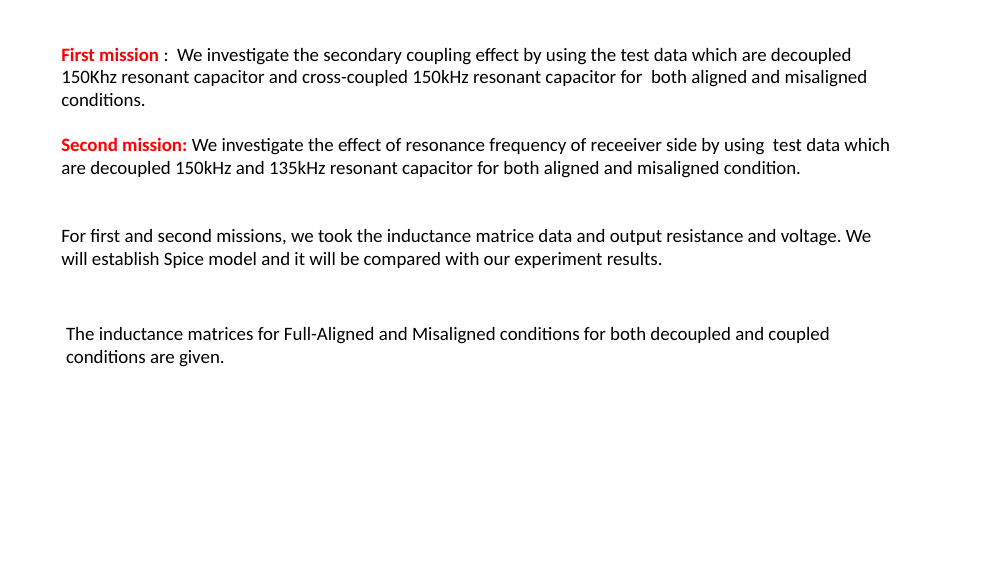
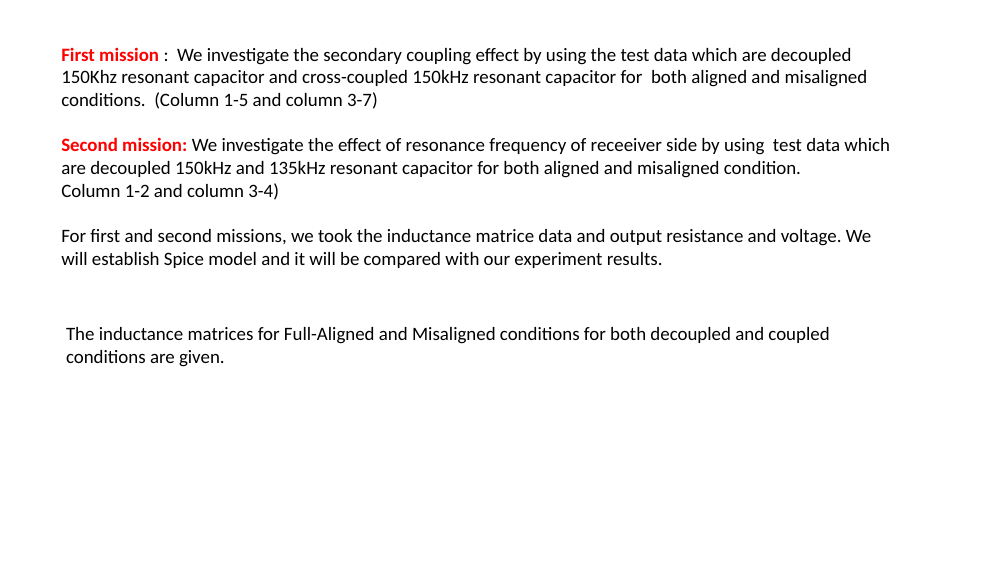
Before and after one commit to EnesAyaz/Studies, a slide deck: slide 3 of Reports/WPT/Test-Data.pptx. Drawn at 1008x567 pixels with LibreOffice and Linux fonts; fonts in the diff are those of the drawing. Boxes give left, top, right and bottom in pixels: in the first picture for what was removed or moved away, otherwise in the second. Text is boxed around its words. In the diff, an @@ line names an element or a change of style, - is before the commit and + after.

Commit message:
WPT experiment data and presentation about usage of data and fig
in the journals

```diff
--- a/Reports/WPT/Test-Data.pptx
+++ b/Reports/WPT/Test-Data.pptx
@@ text at bbox=[61, 47, 868, 109]: text changed @@
-First mission : We investigate the secondary coupling effect by using the test data which are decoupled 150Khz resonant capacitor and cross-coupled 150kHz resonant capacitor for both aligned and misaligned conditions.
+First mission : We investigate the secondary coupling effect by using the test data which are decoupled 150Khz resonant capacitor and cross-coupled 150kHz resonant capacitor for both aligned and misaligned conditions. (Column 1-5 and column 3-7)
@@ text at bbox=[61, 183, 279, 200]: paragraph added @@
+Column 1-2 and column 3-4)
```
Also in this commit, not shown: 7 other slides changed, 11 slides added, 1 slide removed, 12 other files.
